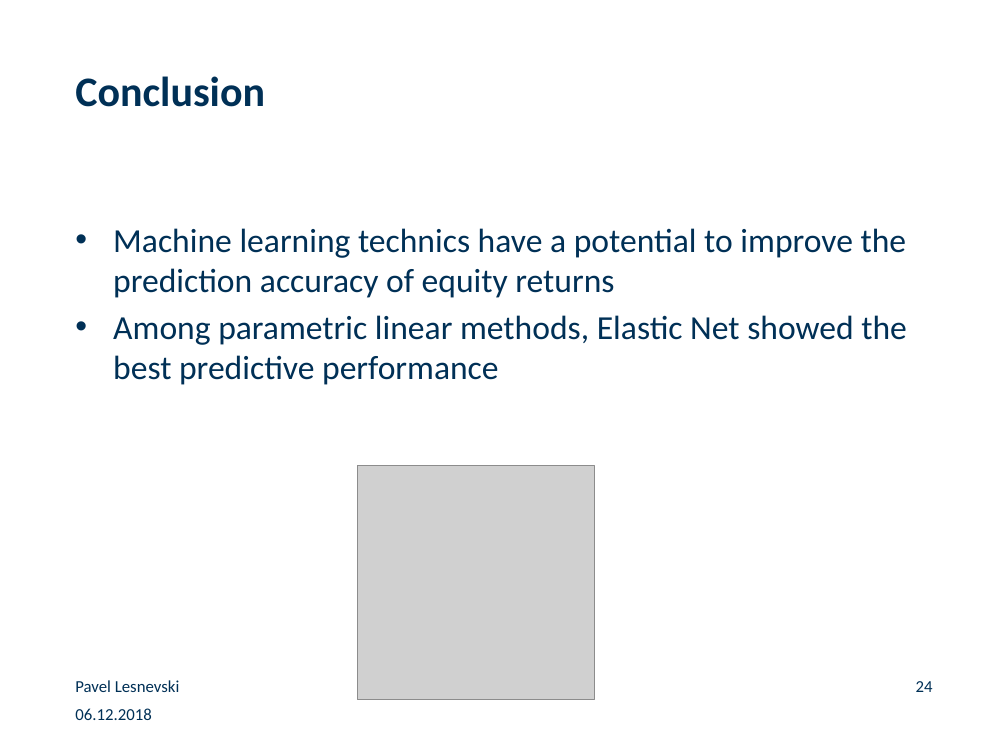
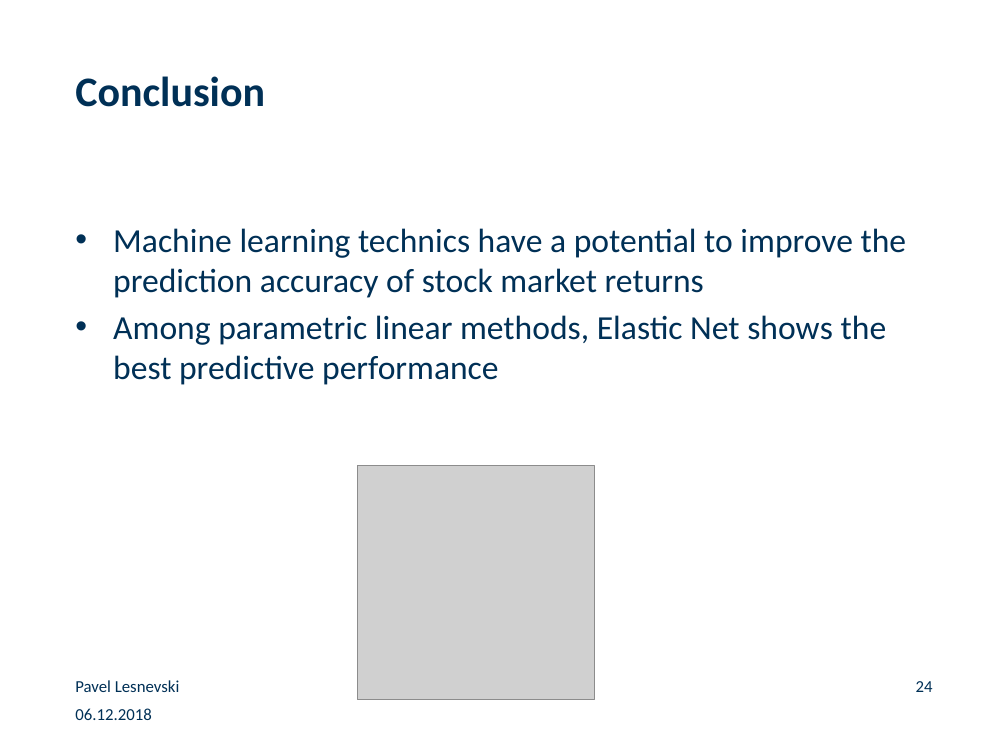
Before and after one commit to paveles/Machine_Learning_and_Equity_Index_Returns, a slide deck: slide 24 of _presentation/MachineLearning_StockMarketReturns.pptx. Drawn at 1008x756 pixels with LibreOffice and Linux fonts; fonts in the diff are those of the drawing; grey boxes stand for pictures; background and template pictures are left out. Boxes give left, top, right and bottom in pixels: in the first picture for what was removed or moved away, otherwise in the second. Text is boxed around its words. In the diff, an @@ line names an element or a change of style, - is before the commit and + after.

Commit message:
Presentation Final

```diff
--- a/_presentation/MachineLearning_StockMarketReturns.pptx
+++ b/_presentation/MachineLearning_StockMarketReturns.pptx
@@ text at bbox=[113, 228, 907, 385]: text changed @@
-• Machine learning technics have a potential to improve the prediction accuracy of equity returns
-• Among parametric linear methods, Elastic Net showed the best predictive performance
+• Machine learning technics have a potential to improve the prediction accuracy of stock market returns
+• Among parametric linear methods, Elastic Net shows the best predictive performance
```
Also in this commit, not shown: 4 other slides changed.
